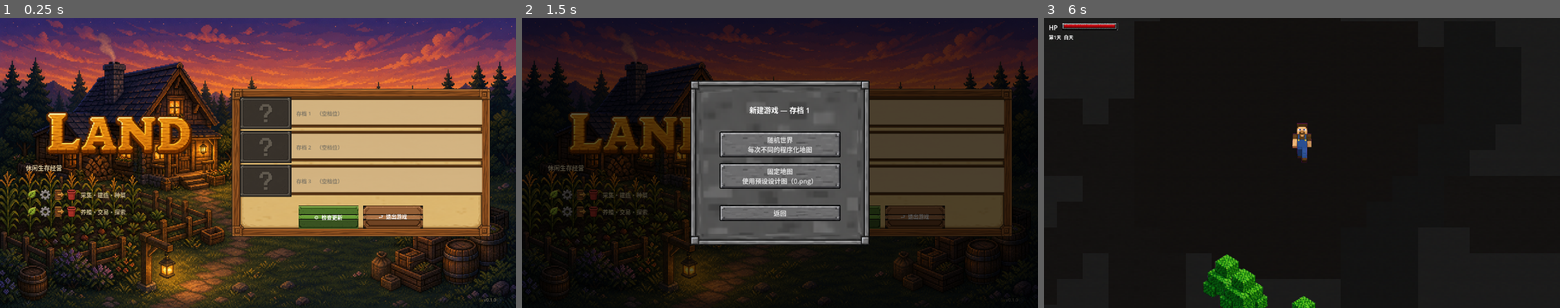
Above: before the commit, frames 1-3 (left to right).
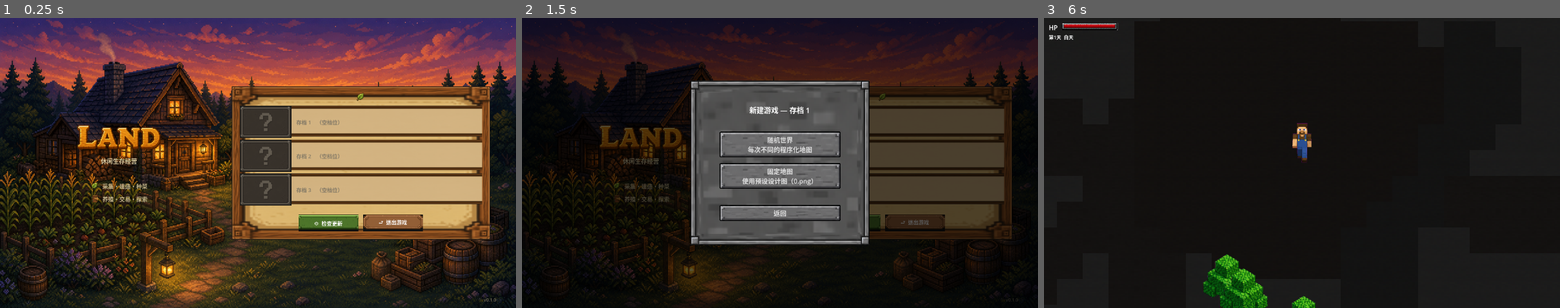
Above: after the commit, the same moments.

Repository: qq15725/land
Game: Godot game, scene res://scenes/ui/main_menu.tscn
The game is run twice, just before and just after one commit, with the same random seed, the same clock (stepped at 60 frames per second) and the same inputs.
Inputs (mouse positions are in pixels of both pictures, inside the frame that each line leads up to):
- Up to frame 1 (0.25 s): no input
- Up to frame 2 (1.5 s): click (883, 110) at 0.52 s; click (883, 122) at 1.27 s
- Up to frame 3 (6 s): click (1405, 145) at 2.02 s; click (1405, 154) at 2.77 s; click (1405, 180) at 3.52 s; click (1405, 189) at 4.27 s; click "⚙ 检查更新" at 5 s; click "随机世界 每次不同的程序化地图" at 5.75 s

The runs differ from the first frame. In frame 1, 16% of the frame differs, in the area x 5-95%, y 23-77%; in frame 2, 7.0%; in frame 3, nothing differs.

Commit message:
fix: 修复主菜单图标/按钮/面板9-patch问题
- menu_icons.png 改用 AtlasTexture 按行裁切单个图标（叶片/箱子）
  而非显示整张128×32精灵表
- btn_green/brown.png 改用 AtlasTexture 按3状态裁切（0/48/96 y偏移）
  normal/hover/pressed 现在各自使用正确的按钮帧
- panel_wood.png 边框 margin 从 32 修正为 18px，9-patch不再裁掉内容区
- 标题添加 EXPAND_IGNORE_SIZE + 220×74 最小尺寸，避免按384×128全尺寸渲染
- 面板顶部添加叶片装饰徽章
- 特性行图标对齐改为居中

Diff:
--- a/scenes/ui/main_menu.gd
+++ b/scenes/ui/main_menu.gd
@@ -66,36 +66,51 @@
 	vbox.alignment = BoxContainer.ALIGNMENT_CENTER
 	vbox.add_theme_constant_override("separation", 10)
 
+	# 标题图：384×128，以 3:1 比例缩放到合理大小
 	var title := TextureRect.new()
 	title.texture = load("res://assets/sprites/ui/title_land.png")
 	title.stretch_mode = TextureRect.STRETCH_KEEP_ASPECT_CENTERED
-	title.custom_minimum_size = Vector2(320, 100)
+	title.expand_mode = TextureRect.EXPAND_IGNORE_SIZE
+	title.custom_minimum_size = Vector2(220, 74)
+	title.size_flags_horizontal = Control.SIZE_SHRINK_CENTER
 	vbox.add_child(title)
 
 	var sub := Label.new()
 	sub.text = "休闲生存经营"
 	sub.add_theme_font_size_override("font_size", 15)
 	sub.modulate = C_SUB
+	sub.horizontal_alignment = HORIZONTAL_ALIGNMENT_CENTER
 	vbox.add_child(sub)
 
 	var sp := Control.new()
 	sp.custom_minimum_size = Vector2(0, 20)
 	vbox.add_child(sp)
 
-	var icon_tex := load("res://assets/sprites/ui/menu_icons.png") as Texture2D
-	for line in ["采集・建造・种菜", "养殖・交易・探索"]:
+	# menu_icons.png：128×32，4 个 32×32 图标（叶片/齿轮/箱子/垃圾桶）
+	var icon_sheet := load("res://assets/sprites/ui/menu_icons.png") as Texture2D
+	var feature_entries: Array = [
+		[Rect2(0, 0, 32, 32),  "采集・建造・种菜"],
+		[Rect2(64, 0, 32, 32), "养殖・交易・探索"],
+	]
+	for entry in feature_entries:
 		var row := HBoxContainer.new()
 		row.add_theme_constant_override("separation", 8)
-
-		var leaf := TextureRect.new()
-		leaf.texture = icon_tex
-		leaf.stretch_mode = TextureRect.STRETCH_KEEP_ASPECT_CENTERED
-		leaf.custom_minimum_size = Vector2(16, 16)
-		leaf.size_flags_vertical = Control.SIZE_SHRINK_CENTER
-		row.add_child(leaf)
+		row.alignment = BoxContainer.ALIGNMENT_CENTER
+
+		var atlas := AtlasTexture.new()
+		atlas.atlas = icon_sheet
+		atlas.region = entry[0] as Rect2
+
+		var icon := TextureRect.new()
+		icon.texture = atlas
+		icon.stretch_mode = TextureRect.STRETCH_KEEP_ASPECT_CENTERED
+		icon.expand_mode = TextureRect.EXPAND_IGNORE_SIZE
+		icon.custom_minimum_size = Vector2(22, 22)
+		icon.size_flags_vertical = Control.SIZE_SHRINK_CENTER
+		row.add_child(icon)
 
 		var lbl := Label.new()
-		lbl.text = line
+		lbl.text = entry[1] as String
 		lbl.add_theme_font_size_override("font_size", 14)
 		lbl.modulate = C_FEATURE
 		row.add_child(lbl)
@@ -111,16 +126,17 @@
 	wrapper.size_flags_stretch_ratio = 0.58
 	wrapper.alignment = BoxContainer.ALIGNMENT_CENTER
 
+	# panel_wood.png：192×192，木框边约 18px
 	var panel := PanelContainer.new()
 	var ps := StyleBoxTexture.new()
 	ps.texture = load("res://assets/sprites/ui/panel_wood.png")
-	ps.texture_margin_left   = 32
-	ps.texture_margin_right  = 32
-	ps.texture_margin_top    = 32
-	ps.texture_margin_bottom = 32
+	ps.texture_margin_left   = 18
+	ps.texture_margin_right  = 18
+	ps.texture_margin_top    = 18
+	ps.texture_margin_bottom = 18
 	ps.content_margin_left   = 20
 	ps.content_margin_right  = 20
-	ps.content_margin_top    = 20
+	ps.content_margin_top    = 14
 	ps.content_margin_bottom = 20
 	panel.add_theme_stylebox_override("panel", ps)
 	wrapper.add_child(panel)
@@ -128,6 +144,20 @@
 	var inner := VBoxContainer.new()
 	inner.add_theme_constant_override("separation", 10)
 	panel.add_child(inner)
+
+	# 顶部叶片装饰
+	var header := CenterContainer.new()
+	header.custom_minimum_size = Vector2(0, 4)
+	inner.add_child(header)
+	var emblem_atlas := AtlasTexture.new()
+	emblem_atlas.atlas = load("res://assets/sprites/ui/menu_icons.png")
+	emblem_atlas.region = Rect2(0, 0, 32, 32)
+	var emblem := TextureRect.new()
+	emblem.texture = emblem_atlas
+	emblem.stretch_mode = TextureRect.STRETCH_KEEP_ASPECT_CENTERED
+	emblem.expand_mode = TextureRect.EXPAND_IGNORE_SIZE
+	emblem.custom_minimum_size = Vector2(24, 24)
+	header.add_child(emblem)
 
 	_slots_vbox = VBoxContainer.new()
 	_slots_vbox.add_theme_constant_override("separation", 8)
@@ -154,24 +184,34 @@
 	return wrapper
 
 
+# tex_path 指向 192×144 三状态竖排精灵表（normal/hover/pressed，各 48px 高）
 func _make_action_btn(txt: String, tex_path: String) -> Button:
 	var btn := Button.new()
 	btn.text = txt
 	btn.custom_minimum_size = Vector2(148, 42)
 	btn.add_theme_font_size_override("font_size", 13)
 	btn.add_theme_color_override("font_color", Color.WHITE)
-	var tex := load(tex_path) as Texture2D
+	var sheet := load(tex_path) as Texture2D
+	var state_regions := {
+		"normal":  Rect2(0, 0,  192, 48),
+		"hover":   Rect2(0, 48, 192, 48),
+		"pressed": Rect2(0, 96, 192, 48),
+		"focus":   Rect2(0, 0,  192, 48),
+	}
 	for state in ["normal", "hover", "pressed", "focus"]:
+		var atlas := AtlasTexture.new()
+		atlas.atlas = sheet
+		atlas.region = state_regions[state]
 		var s := StyleBoxTexture.new()
-		s.texture = tex
-		s.texture_margin_left   = 16
-		s.texture_margin_right  = 16
-		s.texture_margin_top    = 16
-		s.texture_margin_bottom = 16
-		match state:
-			"hover":   s.modulate_color = Color(1.15, 1.15, 1.15)
-			"pressed": s.modulate_color = Color(0.82, 0.82, 0.82)
-			_:         s.modulate_color = Color.WHITE
+		s.texture = atlas
+		s.texture_margin_left   = 12
+		s.texture_margin_right  = 12
+		s.texture_margin_top    = 10
+		s.texture_margin_bottom = 10
+		s.content_margin_left   = 14
+		s.content_margin_right  = 14
+		s.content_margin_top    = 8
+		s.content_margin_bottom = 8
 		btn.add_theme_stylebox_override(state, s)
 	return btn
 
@@ -183,6 +223,7 @@
 		_slots_vbox.add_child(_make_slot_row(i))
 
 
+# slot_frame.png：192×80，四周木框约 8px
 func _make_slot_row(slot: int) -> Button:
 	var frame := Button.new()
 	frame.custom_minimum_size = Vector2(0, 76)
@@ -193,10 +234,10 @@
 	for state in ["normal", "hover", "pressed", "focus"]:
 		var s := StyleBoxTexture.new()
 		s.texture = slot_tex
-		s.texture_margin_left   = 12
-		s.texture_margin_right  = 12
-		s.texture_margin_top    = 12
-		s.texture_margin_bottom = 12
+		s.texture_margin_left   = 8
+		s.texture_margin_right  = 8
+		s.texture_margin_top    = 8
+		s.texture_margin_bottom = 8
 		s.content_margin_left   = 10
 		s.content_margin_right  = 10
 		s.content_margin_top    = 8
